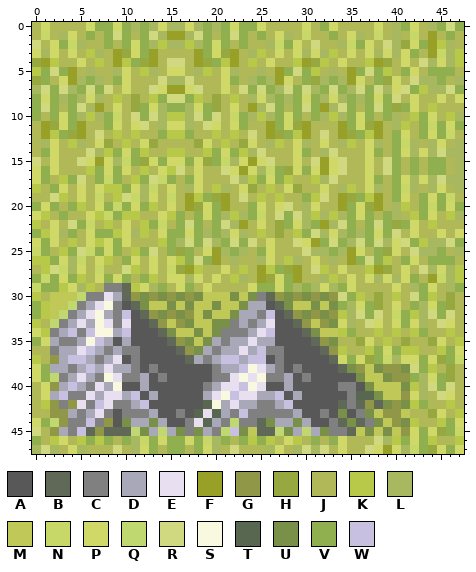
A pixel-art sprite gets an edit: src/game/images/tileM2.png. Above: the version before the commit.
The file is 96x96 pixels, drawn in blocks of 2x2; one block is one cell here.
Palette (. is transparent): A #585858  B #606858  C #808080  D #a8a8b8  E #e8e0f0  F #98a028  G #909848  H #98a840  J #b0b858  K #b8c848  L #a8b860  M #c0c858  N #c8d868  P #d0d868  Q #c0d870  R #d0d880  S #f9f9e0  T #586850  U #789048  V #90b050  W #c8c0e0
Pixels before, first column x 0:
 0 JPJJJJPVVPVLVLPLLPLVLVPVVPJJJJPJVPJJJJPJLVPJLVRV
 1 JNJLPJVJVRVJVRLFFLRVJVRVJVJPLJNJJVJPLJNJLJNJFJVJ
 2 RJPVNLJJVJVPVLKLLKLVPVJVJJLNVPJRJJLNVPJRLHPVFKLJ
 3 PLPJPJKLJFHPVFJJJJFVPHFJLKJPJPLPLKJPJPLPLPVJFNLK
 4 HFKJJPJKJFKVHFJRRJFHVKFJKJPJJKFHKJPJJKFHJPJRLPLK
 5 KVRVFJLJJLPJKLJPPJLKJPLJJLJFVRVKJLJFVRVKJVPJVVVJ
 6 HVJPFLVLJVPJJJRLLRJJJPVJLVLFPJVHLVLFPJVHPJRLLVJL
 7 LRVRLVRVRJPJJRPFFPRJJPJRVRVLRVRLVRVLRVRLPRVKLLRV
 8 VPVLVLPLJKJHJKVRRVKJHJKJLPLVLVPVLPLVLVPVRJPJJPJP
 9 VRVJVRLFJPJHVPLVVLPVHJPJFLRVJVRVFLRVJVRVHVPJKJJJ
10 VJVPVLKLVNJRVRLKKLRVRJNVLKLVPVJVLKLVPVJVLJKVPJKL
11 JFHPVFJJVPJPRJLPPLJRPJPVJJFVPHFJJJFVPHFJLKJVNVPV
12 JFKVHFJRJKJKJJVKKVJJKJKJRJFHVKFJRJFHVKFJVPJVPVNJ
13 JLPJKLJPHJKJPHJJJJHPJKJHPJLKJPLJPJLKJPLJVNLJLPJL
14 JVPJJJRLKVPVKJJKKJJKVPVKLRJJJPVJLRJJJPVJVPLPLRLL
15 RJPJJRPFPLNVHPVPPVPHVNLPFPRJJPJRFPRJJPJRVJVJVVJL
16 PVPJJJKVPVPJKJPKRJPJJRPFPLNVHPVPFPRJJPJRVJVJVVJL
17 PVJKVRJVNVJKVRNVJVPJJJRLKVPVKJJKLRJJJPVJVPLPLRLL
18 KJVPJPJPKKVPLNJPJLPJKLJPHJKJPHJJPJLKJPLJVNLJLPJL
19 JJRKJPJNJKRNLPJNJFKVHFJRJKJKJJVKRJFHVKFJVPJVPVNJ
20 VPVJVKJPVNVPVKJPJFHPVFJJVPJPRJLPJJFVPHFJLKJVNVPV
21 PKJVJJPKNVKKJJPKVJVPVLKLVNJRVRLKLKLVPVJVLJKVPJKL
22 KJPJRVNJKJPJKVNJVRVJVRLFJPJHVPLVFLRVJVRVHVPJKJJJ
23 VKPLVJPVVKPLKJPVVPVLVLPLJKJHJKVRLPLVLVPVRJPJJPJP
24 PVPJKJPKPVPJJJKVLRVRLVRVRJPJJRPFVRVLRVRLPRVKLLRV
25 NVJKVRNVPVJKVRJVHVJPFLVLJVPJJJRLLVLFPJVHPJRLLVJL
26 KKVPLNJPKJVPJPJPKVRVFJLJJLPJKLJPJLJFVRVKJVPJVVVJ
27 JKRNLPJNJJRKJPJNHFKJJPJKJFKVHFJRKJPJJKFHJPJRLPLK
28 VNVPVKJPVPVJVKJPPLPJPJKLJFHPVFJJLKJPJPLPLPVJFNLK
29 NVVKPLKJCCBKPLVJPVJPJJJJPVVPVLVLPLVPJJJJPJLVPJLV
30 KJMMMQCCEDBGUGUGUGUMMMUMUCBGUGUGUGRVKJHJKJRVKJHJ
31 VKMMQCDESCABUMMUMUMMUMMUDDABUMMUMUVLPVHJPJVLPVHJ
32 VKMQCDESDCWABGUGUGMUMMUDDCWABGUGUGKLRVRJNVKLRVRJ
33 KJQCDEDSECEAABGMGUMMUUCDCDEAABGMGUPLJRPJPVPLJRPJ
34 PKCDWCWSSDWAAABUMMUMUCCCDEWAAABUMMKVJJKJKJKVJJKJ
35 VPDCCDSWDADAAAABGUMUDCDDEDDAAAABGUJJHPJKJHJJHPJK
36 JJCDDEWDCDCCAAAABGUDCDDEDWCCAAAABGKJJKVPVKKJJKVP
37 KJGDWWDCDEACAAAAABDCDWWDWWACAAAAABPVPHVNLPPVPHVN
38 PVDDCDWDEDDCACAAAAAACDDWSEDCACAAAABUGMUGGURVKJHJ
39 PVQCDEDCSECCDACAAAAACCESESCCDACAAAAAUMMUGGVLPVHJ
40 JPGDWDCEDSAADAAAAAACDEEWSEAADAAAAACCAUMMMUKLRVRJ
41 JPDWCCEDEEDWADAAAAADESWEEDDWADAAAAACTTUMMGPLJRPJ
42 JKGCGECWECCDWAAAAAATSDEDDCCDWAAAAABCBGBUGUKVJJKJ
43 JJGGDCDECACCCDAACATETDCWCCCCCDAACAUACUMGGMJJHPJK
44 PVQGCCWCGAUDDUDAACETDCQCCBUDDUDAACBUBCUMGUKJJKVP
45 RJGDCWBGBBBQUDQDUCUDCQWUMBBQUDQDUCCBMUMUMGPVPHVN
46 VJKPJKVKVJVLNVPVVPVNLVJVKVKJPKJVJVPJJJRLKVPVKJJK
47 LRLJPLJJJRJLPVJVVJVPLJRJJJLPJLRLRJPJJRPFPLNVHPVP
Now the later version:
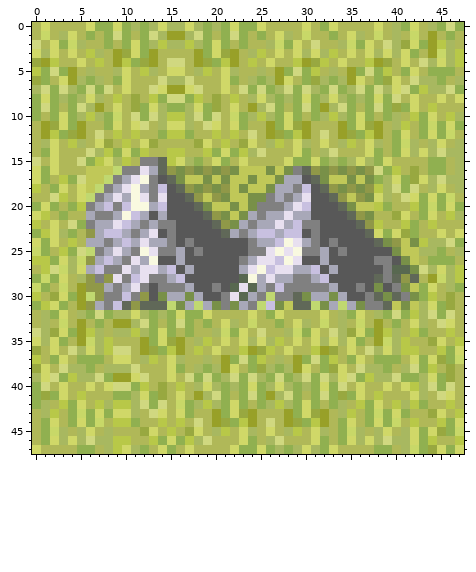
Change:
y 15: x 6..7 PF -> VK; x 10..15 NVHPVP -> KJCCBK; x 17..22 VPHVNL -> LVJPVJ; x 24..26 FPR -> JJJ; x 28..40 JPJRFPRJJPJRV -> PVVPVLVLPLVPJ; x 42 V -> J
y 16: x 6..40 KVPVPJKJPKRJPJJRPFPLNVHPVPFPRJJPJRV -> MMMQCCEDBGUGUGUGUMMMUMUCBGUGUGUGRVK; x 42 V -> H
y 17: x 6..37 JVNVJKVRNVJVPJJJRLKVPVKJJKLRJJJP -> MMQCDESCABUMMUMUMMUMMUDDABUMMUMU; x 39..42 JVPL -> LPVH
y 18: x 6..42 JPKKVPLNJPJLPJKLJPHJKJPHJJPJLKJPLJVNL -> MQCDESDCWABGUGUGMUMMUDDCWABGUGUGKLRVR
y 19: x 6..42 JNJKRNLPJNJFKVHFJRJKJKJJVKRJFHVKFJVPJ -> QCDEDSECEAABGMGUMMUUCDCDEAABGMGUPLJRP
y 20: x 6..42 JPVNVPVKJPJFHPVFJJVPJPRJLPJJFVPHFJLKJ -> CDWCWSSDWAAABUMMUMUCCCDEWAAABUMMKVJJK
y 21: x 6..37 PKNVKKJJPKVJVPVLKLVNJRVRLKLKLVPV -> DCCDSWDADAAAABGUMUDCDDEDDAAAABGU; x 39..42 VLJK -> JHPJ
y 22: x 6..42 NJKJPJKVNJVRVJVRLFJPJHVPLVFLRVJVRVHVP -> CDDEWDCDCCAAAABGUDCDDEDWCCAAAABGKJJKV
y 23: x 6..37 PVVKPLKJPVVPVLVLPLJKJHJKVRLPLVLV -> GDWWDCDEACAAAAABDCDWWDWWACAAAAAB; x 40..42 RJP -> PHV
y 24: x 6..42 PKPVPJJJKVLRVRLVRVRJPJJRPFVRVLRVRLPRV -> DDCDWDEDDCACAAAAAACDDWSEDCACAAAABUGMU
y 25: x 6..42 NVPVJKVRJVHVJPFLVLJVPJJJRLLVLFPJVHPJR -> QCDEDCSECCDACAAAAACCESESCCDACAAAAAUMM
y 26: x 6..42 JPKJVPJPJPKVRVFJLJJLPJKLJPJLJFVRVKJVP -> GDWDCEDSAADAAAAAACDEEWSEAADAAAAACCAUM
y 27: x 6..42 JNJJRKJPJNHFKJJPJKJFKVHFJRKJPJJKFHJPJ -> DWCCEDEEDWADAAAAADESWEEDDWADAAAAACTTU
y 28: x 4..42 VKJPVPVJVKJPPLPJPJKLJFHPVFJJLKJPJPLPLPV -> JLGCGECWECCDWAAAAAATSDEDDCCDWAAAAABCBGB
y 29: x 2..8 VKPLKJC -> JNJFGGD; x 10..42 BKPLVJPVJPJJJJPVVPVLVLPLVPJJJJPJL -> DECACCCDAACATETDCWCCCCCDAACAUACUM
y 30: x 2..13 MMMQCCEDBGUG -> HPVFQGCCWCGA; x 15..24 GUGUMMMUMU -> DDUDAACETD; x 26..29 BGUG -> QCCB; x 31..42 GUGRVKJHJKJR -> DDUDAACBUBCU
y 31: x 2..19 MMQCDESCABUMMUMUMM -> PVJFGDCWBGBBBQUDQD; x 21..42 MMUDDABUMMUMUVLPVHJPJV -> CUDCQWUMBBQUDQDUCCBMUM
y 32: x 0..40 VKMQCDESDCWABGUGUGMUMMUDDCWABGUGUGKLRVRJN -> JLVPJLVRVLLPLVLVPVVPJJJJPJVPJJJJPJLVPJLVR
y 33: x 0..38 KJQCDEDSECEAABGMGUMMUUCDCDEAABGMGUPLJRP -> JLJNJFJVJFFLRVJVRVJVJPLJNJJVJPLJNJLJNJF; x 40..41 PV -> VJ
y 34: x 0..40 PKCDWCWSSDWAAABUMMUMUCCCDEWAAABUMMKVJJKJK -> RLHPVFKLJLLKLVPVJVJJLNVPJRJJLNVPJRLHPVFKL
y 35: x 0..41 VPDCCDSWDADAAAABGUMUDCDDEDDAAAABGUJJHPJKJH -> PLPVJFNLKJJJFVPHFJLKJPJPLPLKJPJPLPLPVJFNLK
y 36: x 0 J -> H; x 2..35 CDDEWDCDCCAAAABGUDCDDEDWCCAAAABGKJ -> PJRLPLKRRJFHVKFJKJPJJKFHKJPJJKFHJP; x 37..38 KV -> RL; x 40 V -> L
y 37: x 2..34 GDWWDCDEACAAAAABDCDWWDWWACAAAAABP -> VPJVVVJPPJLKJPLJJLJFVRVKJLJFVRVKJ; x 37 H -> J; x 39..41 NLP -> VVJ
y 38: x 0..41 PVDDCDWDEDDCACAAAAAACDDWSEDCACAAAABUGMUGGU -> HPJRLLVJLLLRJJJPVJLVLFPJVHLVLFPJVHPJRLLVJL
y 39: x 0..41 PVQCDEDCSECCDACAAAAACCESESCCDACAAAAAUMMUGG -> LPRVKLLRVFFPRJJPJRVRVLRVRLVRVLRVRLPRVKLLRV
y 40: x 0..41 JPGDWDCEDSAADAAAAAACDEEWSEAADAAAAACCAUMMMU -> VRJPJJPJPRRVKJHJKJLPLVLVPVLPLVLVPVRJPJJPJP
y 41: x 0..41 JPDWCCEDEEDWADAAAAADESWEEDDWADAAAAACTTUMMG -> VHVPJKJJJVVLPVHJPJFLRVJVRVFLRVJVRVHVPJKJJJ
y 42: x 0..41 JKGCGECWECCDWAAAAAATSDEDDCCDWAAAAABCBGBUGU -> VLJKVPJKLKKLRVRJNVLKLVPVJVLKLVPVJVLJKVPJKL
y 43: x 1..41 JGGDCDECACCCDAACATETDCWCCCCCDAACAUACUMGGM -> LKJVNVPVPPLJRPJPVJJFVPHFJJJFVPHFJLKJVNVPV
y 44: x 0 P -> J; x 2..41 QGCCWCGAUDDUDAACETDCQCCBUDDUDAACBUBCUMGU -> PJVPVNJKKVJJKJKJRJFHVKFJRJFHVKFJVPJVPVNJ
y 45: x 0..41 RJGDCWBGBBBQUDQDUCUDCQWUMBBQUDQDUCCBMUMUMG -> JVNLJLPJLJJJHPJKJHPJLKJPLJPJLKJPLJVNLJLPJL
y 46: x 0..15 VJKPJKVKVJVLNVPV -> JVPLPLRLLKKJJKVP; x 17..21 PVNLV -> KLRJJ; x 23..29 VKVKJPK -> PVJLRJJ; x 31..41 VJVPJJJRLKV -> PVJVPLPLRLL
y 47: x 0..2 LRL -> PJJ; x 4..6 PLJ -> JVV; x 8..10 JRJ -> LKP; x 12..14 PVJ -> VJP; x 16..20 VJVPL -> JPJJJ; x 22..28 RJJJLPJ -> PVVPVLV; x 30 R -> P; x 32..34 RJP -> VPJ; x 37..40 RPFP -> JVVJ
Boxes around the changes in both pictures, in picture pixels (x1, y1, x2, y2):
changed: (32, 157, 419, 454)
